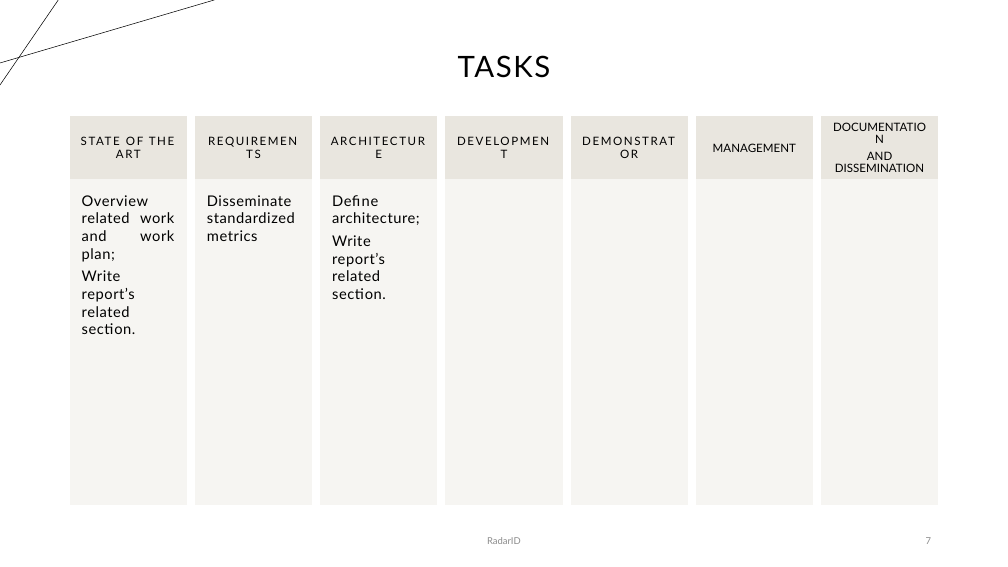
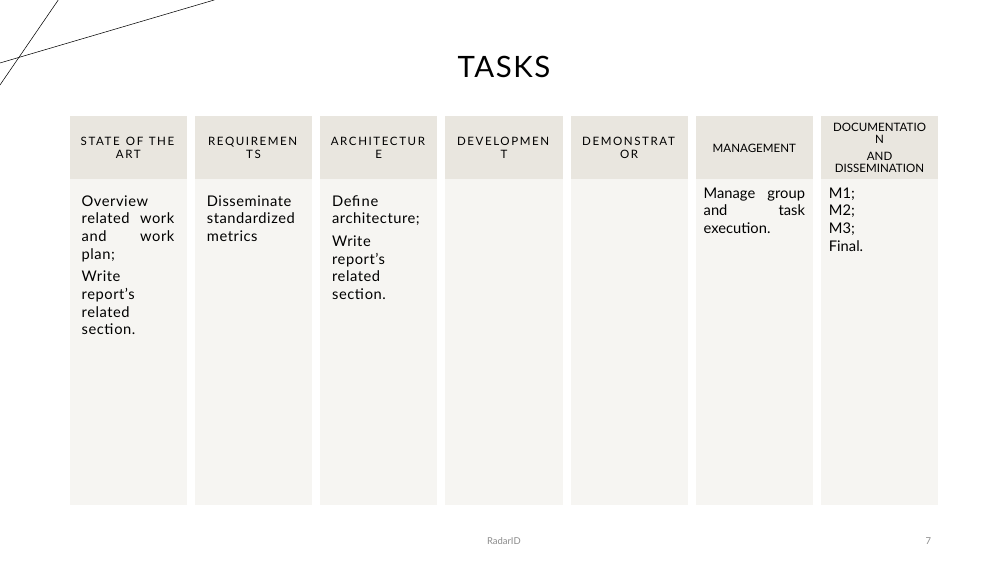
Before and after one commit to joaogasparp/leci_3ano, a slide deck: slide 7 of peci/inception.pptx. Drawn at 1008x567 pixels with LibreOffice and Linux fonts; fonts in the diff are those of the drawing. Boxes give left, top, right and bottom in pixels: in the first picture for what was removed or moved away, otherwise in the second. Text is boxed around its words. In the diff, an @@ line names an element or a change of style, - is before the commit and + after.

```diff
--- a/peci/inception.pptx
+++ b/peci/inception.pptx
@@ text in rectangle at <box>704,187,805,233</box>: text added @@
+Manage group and task execution.
@@ text in rectangle at <box>829,187,863,251</box>: text added @@
+M1;
+M2;
+M3;
+Final.
```
Also in this commit, not shown: 2 other slides changed, 2 other files.
